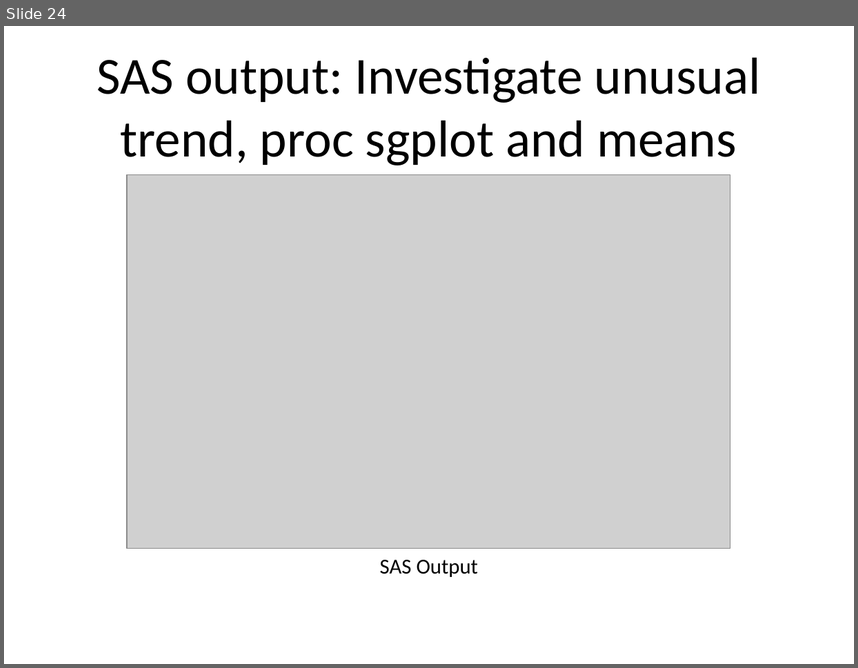
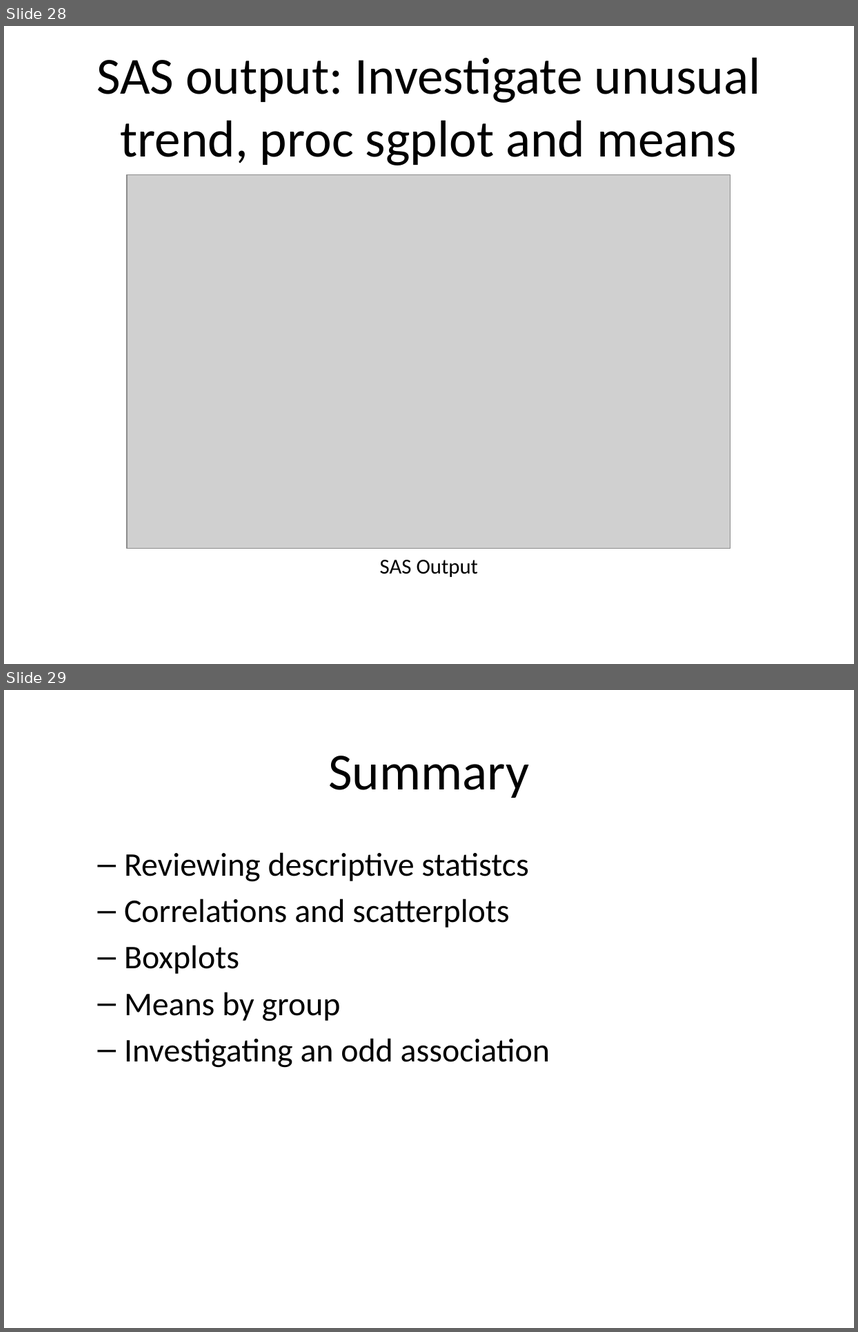
Before and after one commit to pmean/introduction-to-SAS, a slide deck: results/m05-slides-and-speaker-notes.pptx. Shown one above the other, each under a label of ours: slide 24 before the commit, slides 28 and 29 after it. The pictures are 858x668 and 858x1332 pixels, drawn with LibreOffice and Linux fonts; fonts in the diff are those of the drawing; grey boxes stand for pictures. Boxes give left, top, right and bottom in pixels: in the first picture for what was removed or moved away, otherwise in the second. Text is boxed around its words. In the diff, an @@ line names an element or a change of style, - is before the commit and + after.

```diff
--- a/results/m05-slides-and-speaker-notes.pptx
+++ b/results/m05-slides-and-speaker-notes.pptx
@@ slide 29 added at <box>4,690,854,1328</box>, background #FFFFFF @@
@@ title added at <box>328,756,529,798</box>, 44 pt, text #000000 @@
+Summary
@@ text added at <box>124,852,550,1067</box>, 28 pt, text #000000 @@
+  – Reviewing descriptive statistcs
+  – Correlations and scatterplots
+  – Boxplots
+  – Means by group
+  – Investigating an odd association
@@ what was slide 24 is now slide 28 @@
```
Also in this commit, not shown: 4 other slides added, 20 other files.
